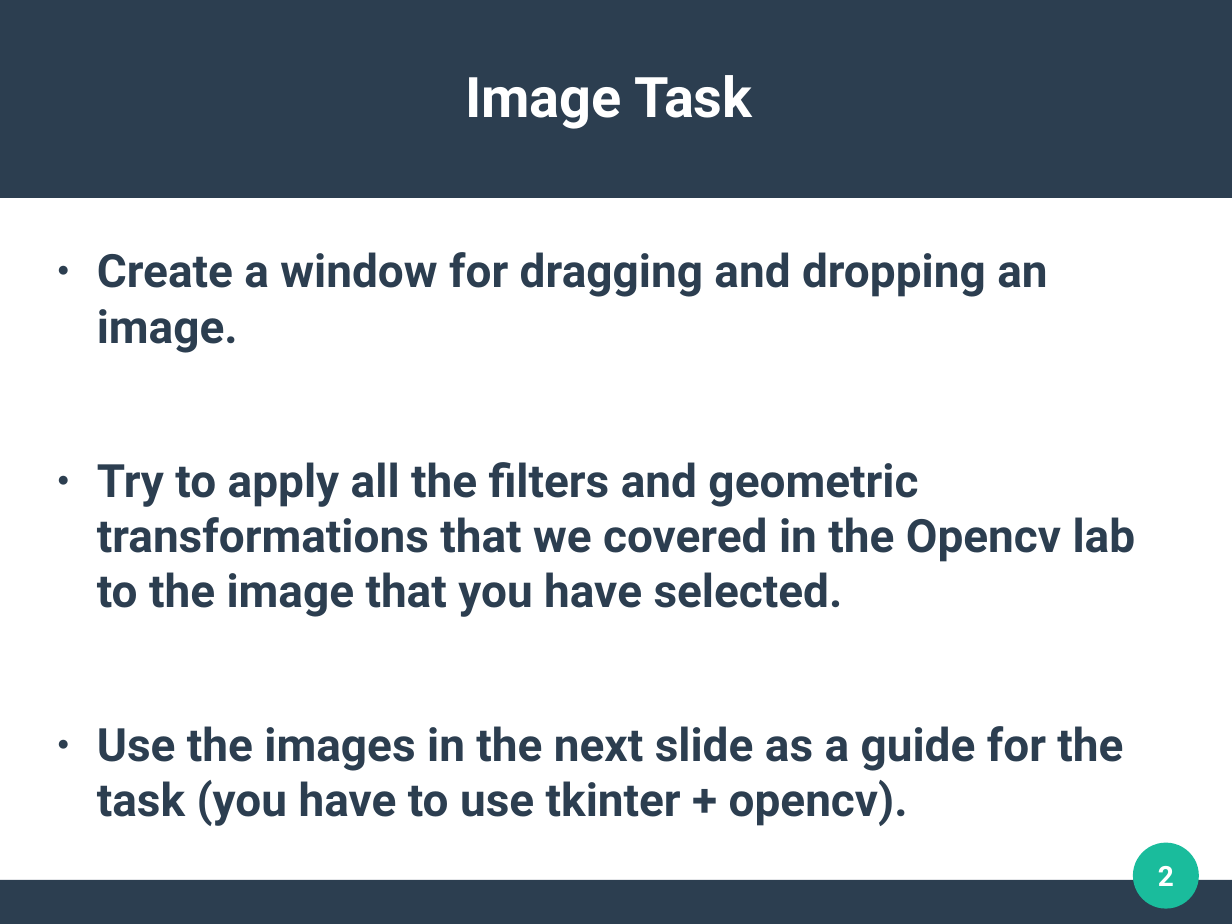
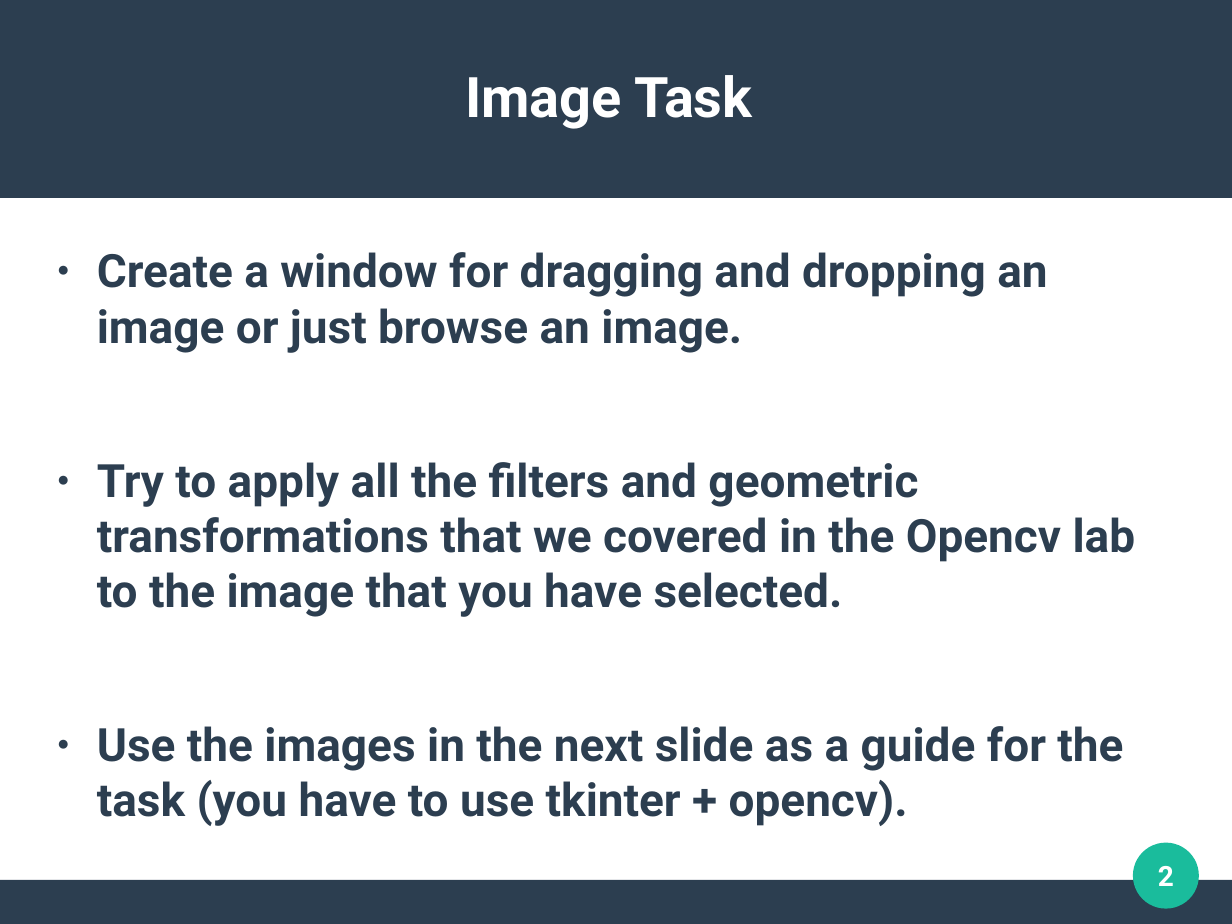
Before and after one commit to ACUTeaching/CSC414, a slide deck: slide 2 of lab3(sheet + some functions in opencv)/task/opencv_tasks.odp. Drawn at 1232x924 pixels with LibreOffice and Linux fonts; fonts in the diff are those of the drawing. Boxes give left, top, right and bottom in pixels: in the first picture for what was removed or moved away, otherwise in the second. Text is boxed around its words. In the diff, an @@ line names an element or a change of style, - is before the commit and + after.

```diff
--- a/lab3(sheet + some functions in opencv)/task/opencv_tasks.odp
+++ b/lab3(sheet + some functions in opencv)/task/opencv_tasks.odp
@@ text at (x1=97, y1=252, x2=1047, y2=353): text changed @@
-● Create a window for dragging and dropping an image.
+● Create a window for dragging and dropping an image or just browse an image.
```
Also in this commit, not shown: 1 other file.
